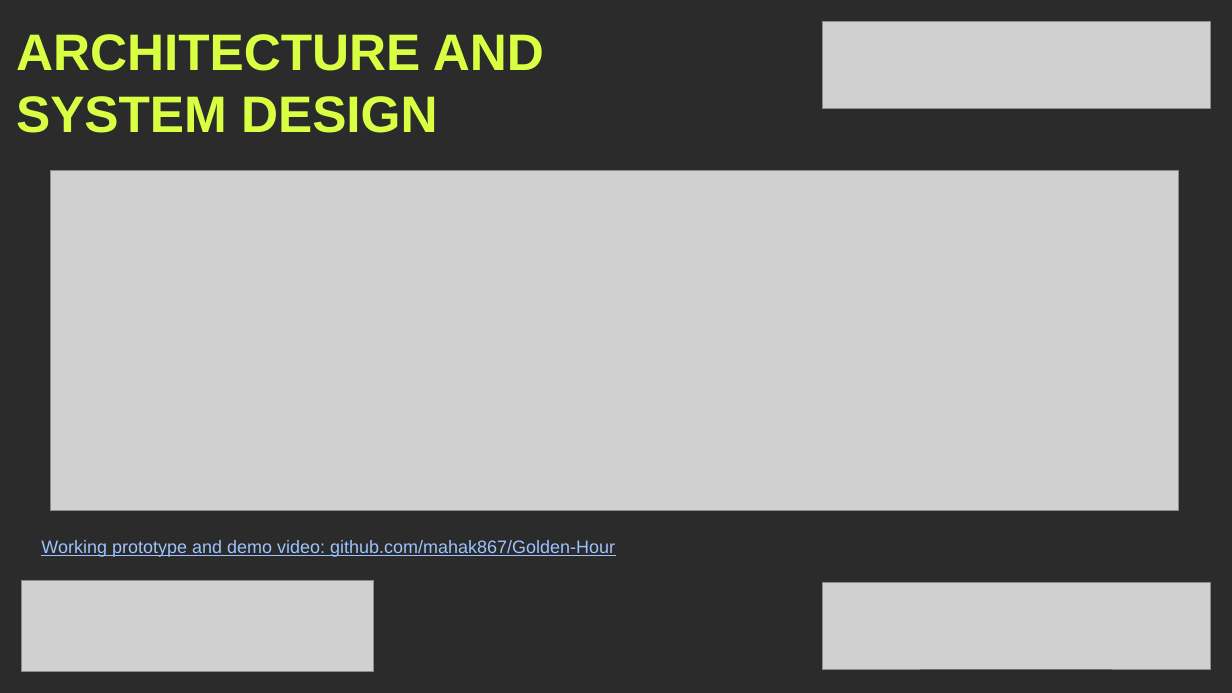
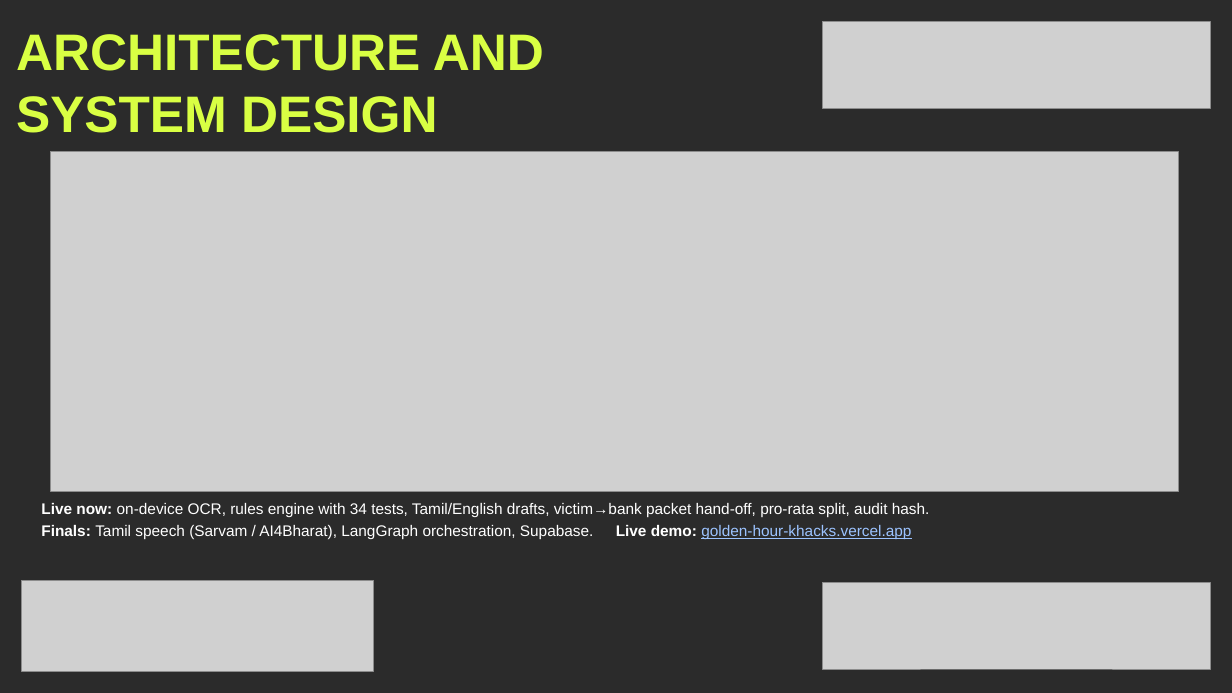
Before and after one commit to mahak867/Golden-Hour, a slide deck: slide 4 of deck/GoldenHour_KHacks4_Submission_Visual.pptx. Drawn at 1232x693 pixels with LibreOffice and Linux fonts; fonts in the diff are those of the drawing; grey boxes stand for pictures; background and template pictures are left out; a plain dark background stands for a picture behind light text. Boxes give left, top, right and bottom in pixels: in the first picture for what was removed or moved away, otherwise in the second. Text is boxed around its words. In the diff, an @@ line names an element or a change of style, - is before the commit and + after.

```diff
--- a/deck/GoldenHour_KHacks4_Submission_Visual.pptx
+++ b/deck/GoldenHour_KHacks4_Submission_Visual.pptx
@@ picture: place and size @@
-picture at [51,171,1178,511]
+picture at [51,152,1178,492]
@@ text at [41,503,930,539]: text changed; size 14 to 12 pt; text colour #9CC3FF to #FFFFFF @@
-Working prototype and demo video: github.com/mahak867/Golden-Hour
+Live now: on-device OCR, rules engine with 34 tests, Tamil/English drafts, victim→bank packet hand-off, pro-rata split, audit hash.
+Finals: Tamil speech (Sarvam / AI4Bharat), LangGraph orchestration, Supabase. Live demo: golden-hour-khacks.vercel.app
```
Also in this commit, not shown: 6 other slides changed, 5 other files.
